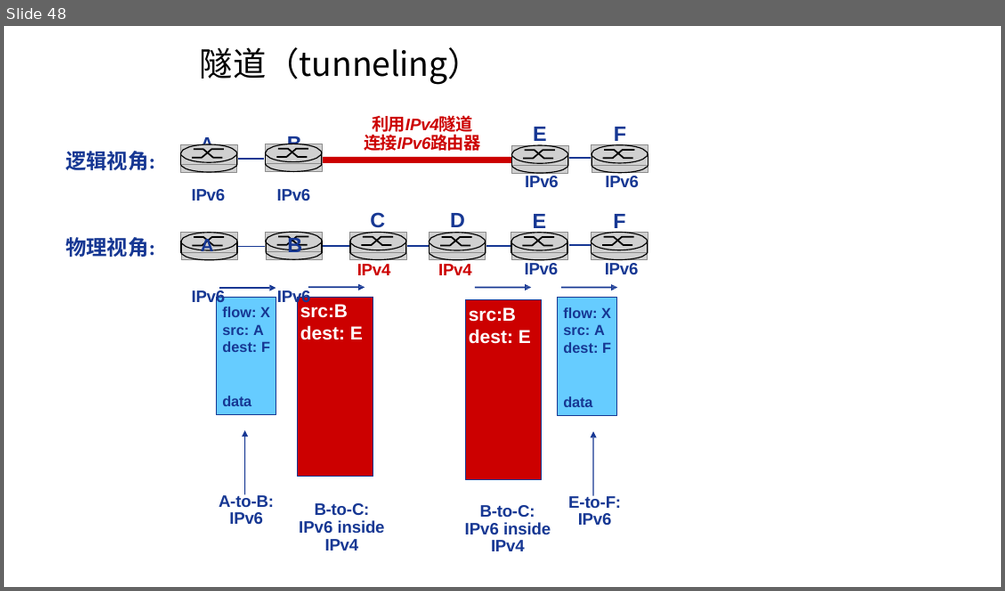
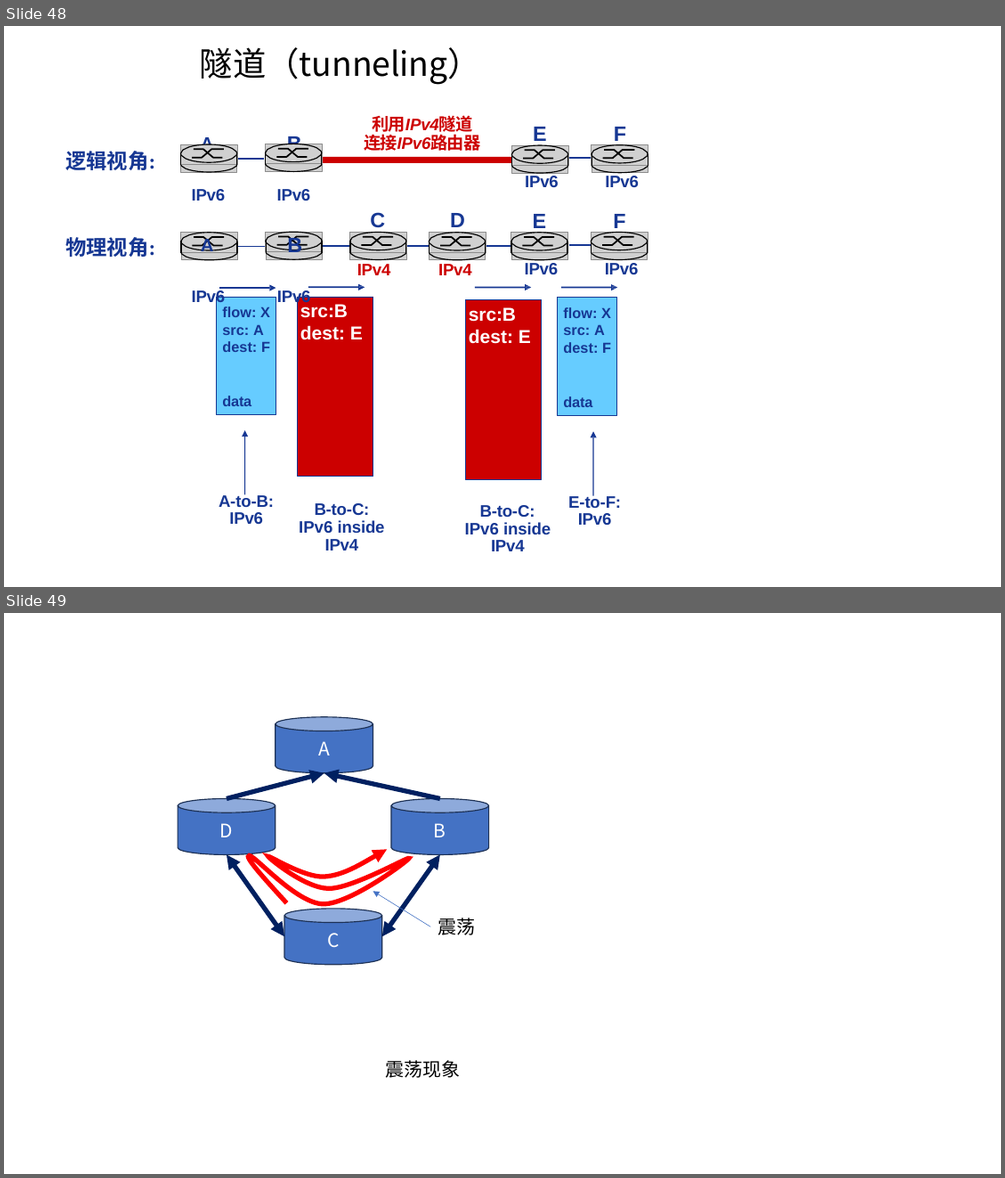
Before and after one commit to guofei9987/a, a slide deck: computer/network/计算机网络-素材.pptx. Shown one above the other, each under a label of ours: slide 48 before the commit, slides 48 and 49 after it. The pictures are 1005x591 and 1005x1178 pixels, drawn with LibreOffice and Linux fonts; fonts in the diff are those of the drawing; grey boxes stand for pictures; background and template pictures are left out. Boxes give left, top, right and bottom in pixels: in the first picture for what was removed or moved away, otherwise in the second. Text is boxed around its words. In the diff, an @@ line names an element or a change of style, - is before the commit and + after.

```diff
--- a/computer/network/计算机网络-素材.pptx
+++ b/computer/network/计算机网络-素材.pptx
@@ slide 49 added at (4, 613, 1001, 1174), background #FFFFFF @@
@@ group added at (178, 717, 489, 965): 4 cylinders, 3 arrows, 2 double arrows, 1 freeform shape, 1 text @@
+A
+D
+B
+C
+震荡
@@ text added at (385, 1060, 460, 1078), 18 pt, text #000000 @@
+震荡现象
```
Also in this commit, not shown: 1 other slide added, 2 slides removed, 15 other files.
